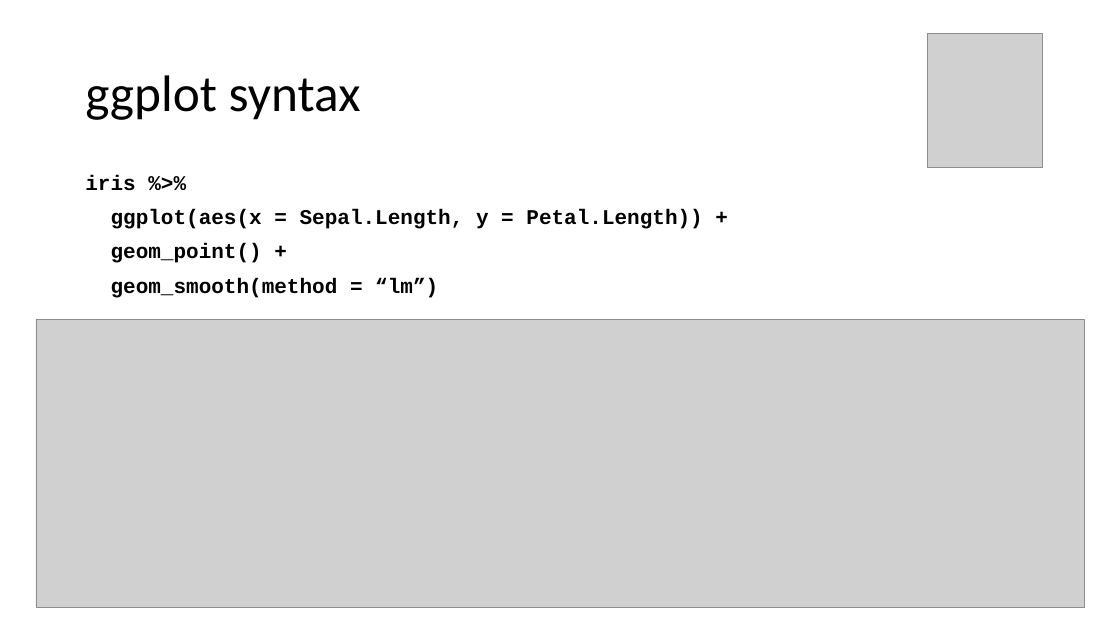
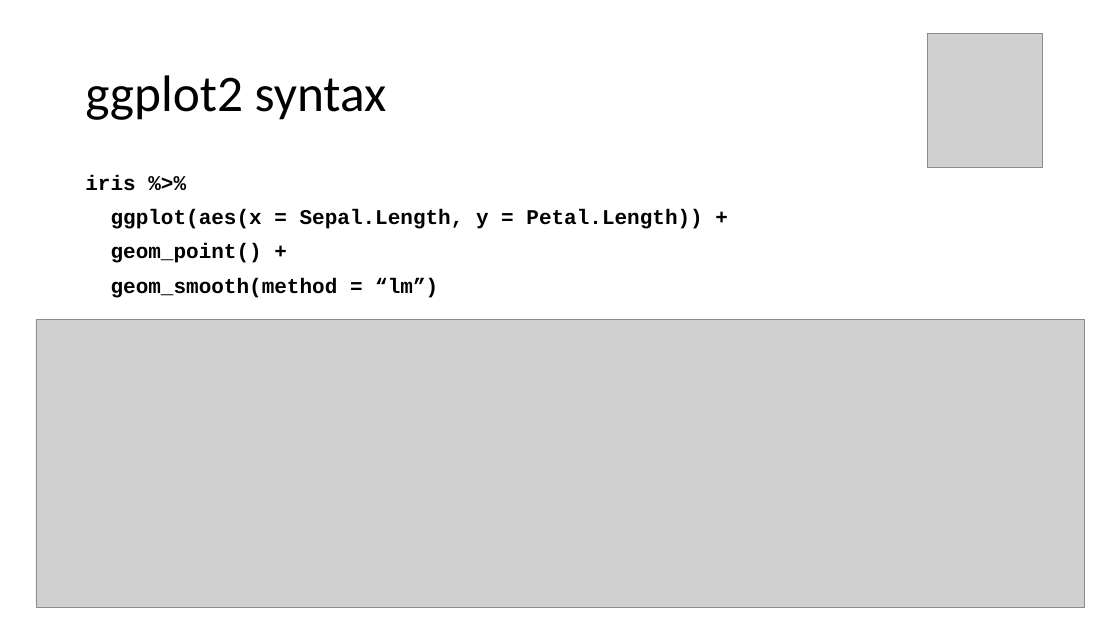
Before and after one commit to PsyTeachR/hack-your-data, a slide deck: slide 13 of docs/files/quant-data-vis/Quantitative_Data_Visualisation.pptx. Drawn at 1120x630 pixels with LibreOffice and Linux fonts; fonts in the diff are those of the drawing; grey boxes stand for pictures; background and template pictures are left out. Boxes give left, top, right and bottom in pixels: in the first picture for what was removed or moved away, otherwise in the second. Text is boxed around its words. In the diff, an @@ line names an element or a change of style, - is before the commit and + after.

```diff
--- a/docs/files/quant-data-vis/Quantitative_Data_Visualisation.pptx
+++ b/docs/files/quant-data-vis/Quantitative_Data_Visualisation.pptx
@@ title at (x1=85, y1=75, x2=387, y2=120): text changed @@
-ggplot syntax
+ggplot2 syntax
```
Also in this commit, not shown: 2 other slides changed, 31 other files.
